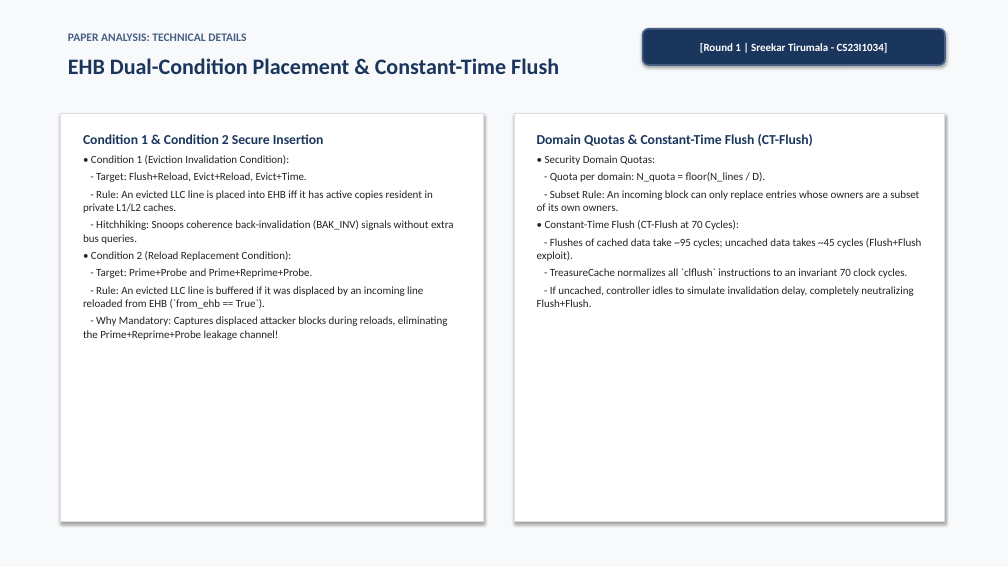
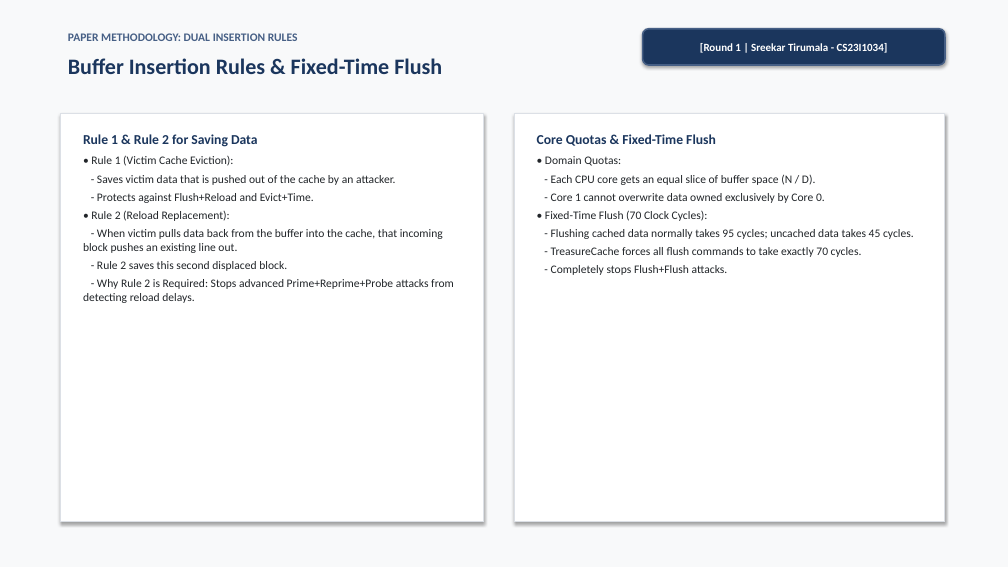
Before and after one commit to Sripadh16/IS-project, a slide deck: slide 6 of TreasureCache_Presentation.pptx. Drawn at 1008x567 pixels with LibreOffice and Linux fonts; fonts in the diff are those of the drawing. Boxes give left, top, right and bottom in pixels: in the first picture for what was removed or moved away, otherwise in the second. Text is boxed around its words. In the diff, an @@ line names an element or a change of style, - is before the commit and + after.

Commit message:
Streamline presentation script and slides into concise plain-English format without losing context

```diff
--- a/TreasureCache_Presentation.pptx
+++ b/TreasureCache_Presentation.pptx
@@ text at (68,58,442,74): text changed @@
-EHB Dual-Condition Placement & Constant-Time Flush
+Buffer Insertion Rules & Fixed-Time Flush
@@ text at (68,33,298,41): text changed @@
-PAPER ANALYSIS: TECHNICAL DETAILS
+PAPER METHODOLOGY: DUAL INSERTION RULES
@@ text at (83,134,454,303): text changed; size 10.5 to 11 pt @@
-Condition 1 & Condition 2 Secure Insertion
-• Condition 1 (Eviction Invalidation Condition):
-- Target: Flush+Reload, Evict+Reload, Evict+Time.
-- Rule: An evicted LLC line is placed into EHB iff it has active copies resident in private L1/L2 caches.
-- Hitchhiking: Snoops coherence back-invalidation (BAK_INV) signals without extra bus queries.
-• Condition 2 (Reload Replacement Condition):
-- Target: Prime+Probe and Prime+Reprime+Probe.
-- Rule: An evicted LLC line is buffered if it was displaced by an incoming line reloaded from EHB (`from_ehb == True`).
-- Why Mandatory: Captures displaced attacker blocks during reloads, eliminating the Prime+Reprime+Probe leakage channel!
+Rule 1 & Rule 2 for Saving Data
+• Rule 1 (Victim Cache Eviction):
+- Saves victim data that is pushed out of the cache by an attacker.
+- Protects against Flush+Reload and Evict+Time.
+• Rule 2 (Reload Replacement):
+- When victim pulls data back from the buffer into the cache, that incoming block pushes an existing line out.
+- Rule 2 saves this second displaced block.
+- Why Rule 2 is Required: Stops advanced Prime+Reprime+Probe attacks from detecting reload delays.
@@ text at (537,134,914,257): text changed; size 10.5 to 11 pt @@
-Domain Quotas & Constant-Time Flush (CT-Flush)
-• Security Domain Quotas:
-- Quota per domain: N_quota = floor(N_lines / D).
-- Subset Rule: An incoming block can only replace entries whose owners are a subset of its own owners.
-• Constant-Time Flush (CT-Flush at 70 Cycles):
-- Flushes of cached data take ~95 cycles; uncached data takes ~45 cycles (Flush+Flush exploit).
-- TreasureCache normalizes all `clflush` instructions to an invariant 70 clock cycles.
-- If uncached, controller idles to simulate invalidation delay, completely neutralizing Flush+Flush.
+Core Quotas & Fixed-Time Flush
+• Domain Quotas:
+- Each CPU core gets an equal slice of buffer space (N / D).
+- Core 1 cannot overwrite data owned exclusively by Core 0.
+• Fixed-Time Flush (70 Clock Cycles):
+- Flushing cached data normally takes 95 cycles; uncached data takes 45 cycles.
+- TreasureCache forces all flush commands to take exactly 70 cycles.
+- Completely stops Flush+Flush attacks.
```
Also in this commit, not shown: 19 other slides changed, 5 other files.
